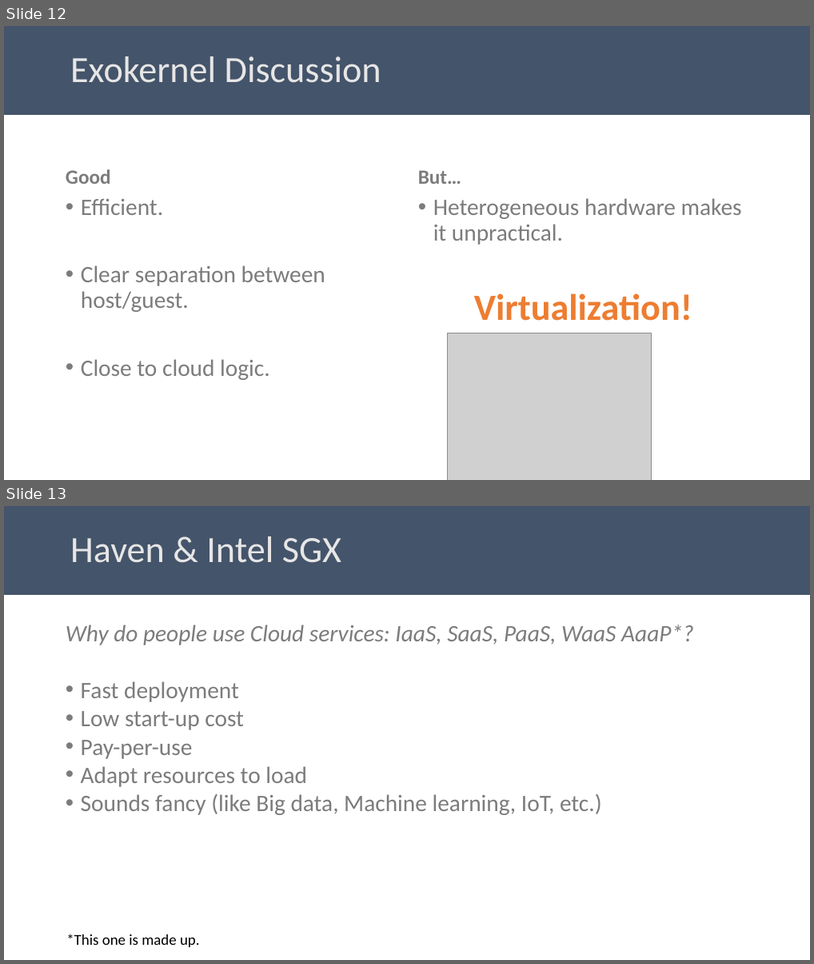
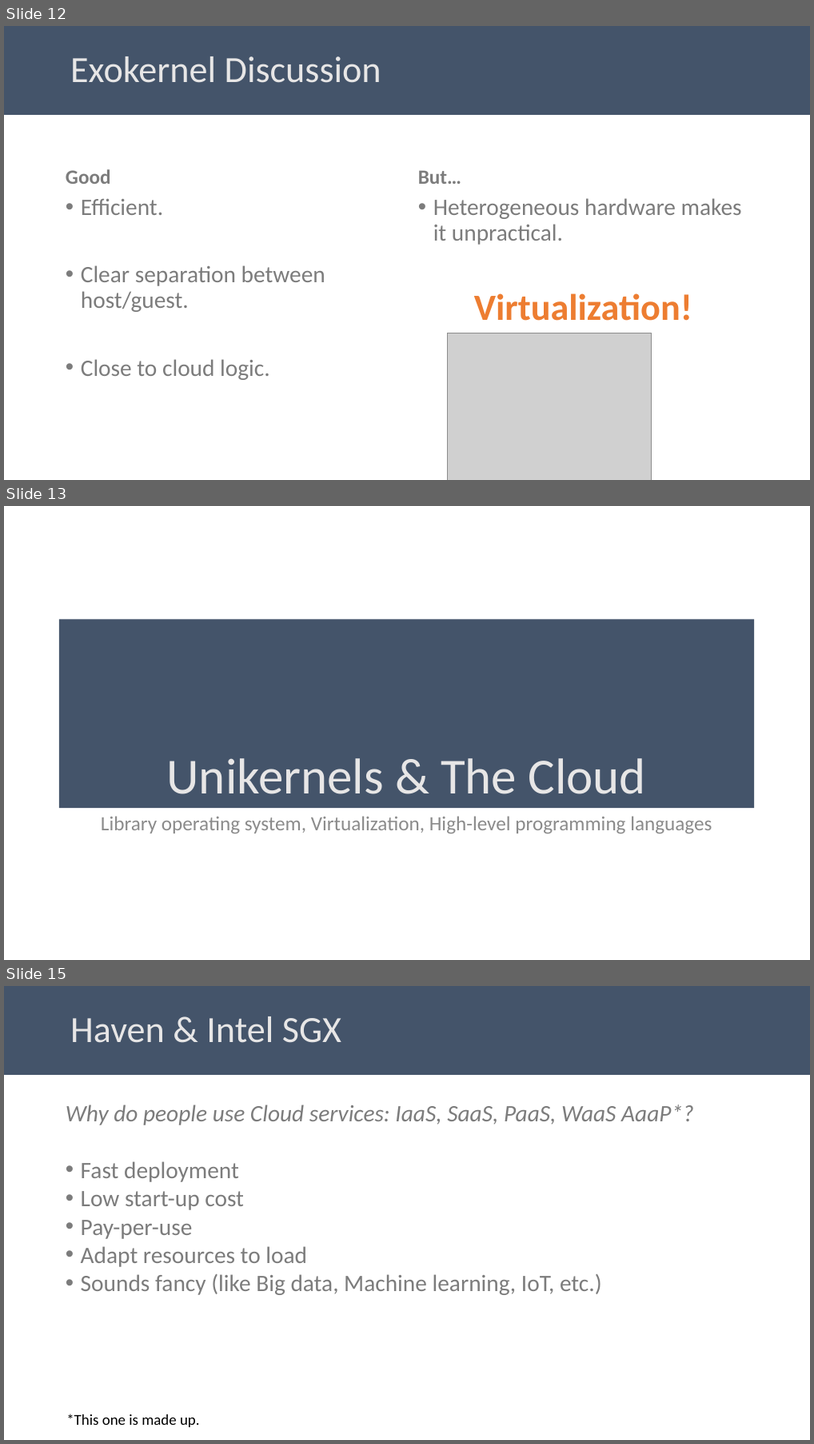
Before and after one commit to aghosn/CandidacyPresentation, a slide deck: CE_presentation.pptx. Shown one above the other, each under a label of ours: slides 12 and 13 before the commit, slides 12, 13 and 15 after it; the slides between them are not shown. The pictures are 814x964 and 814x1444 pixels, drawn with LibreOffice and Linux fonts; fonts in the diff are those of the drawing; grey boxes stand for pictures. Boxes give left, top, right and bottom in pixels: in the first picture for what was removed or moved away, otherwise in the second. Text is boxed around its words. In the diff, an @@ line names an element or a change of style, - is before the commit and + after.

Commit message:
Starting unikernels

```diff
--- a/CE_presentation.pptx
+++ b/CE_presentation.pptx
@@ slide 13 added at (4, 506, 810, 960), background #FFFFFF @@
@@ title added at (59, 619, 754, 808), fill #44546A, 60 pt, text #E7E6E6 @@
+Unikernels & The Cloud
@@ text added at (101, 816, 712, 833), 24 pt, text #8C8C8C @@
+Library operating system, Virtualization, High-level programming languages
@@ what was slide 13 is now slide 15 @@
```
Also in this commit, not shown: 1 other slide added, 5 other files.
